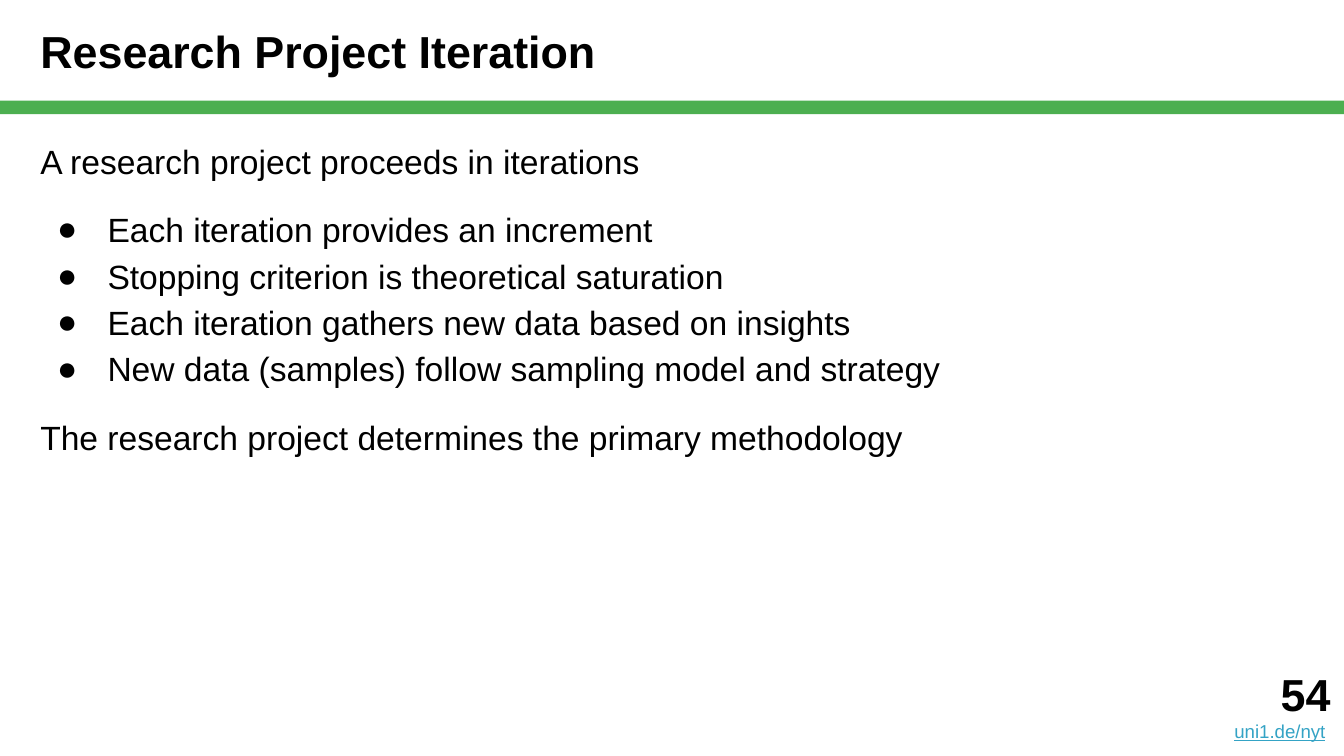
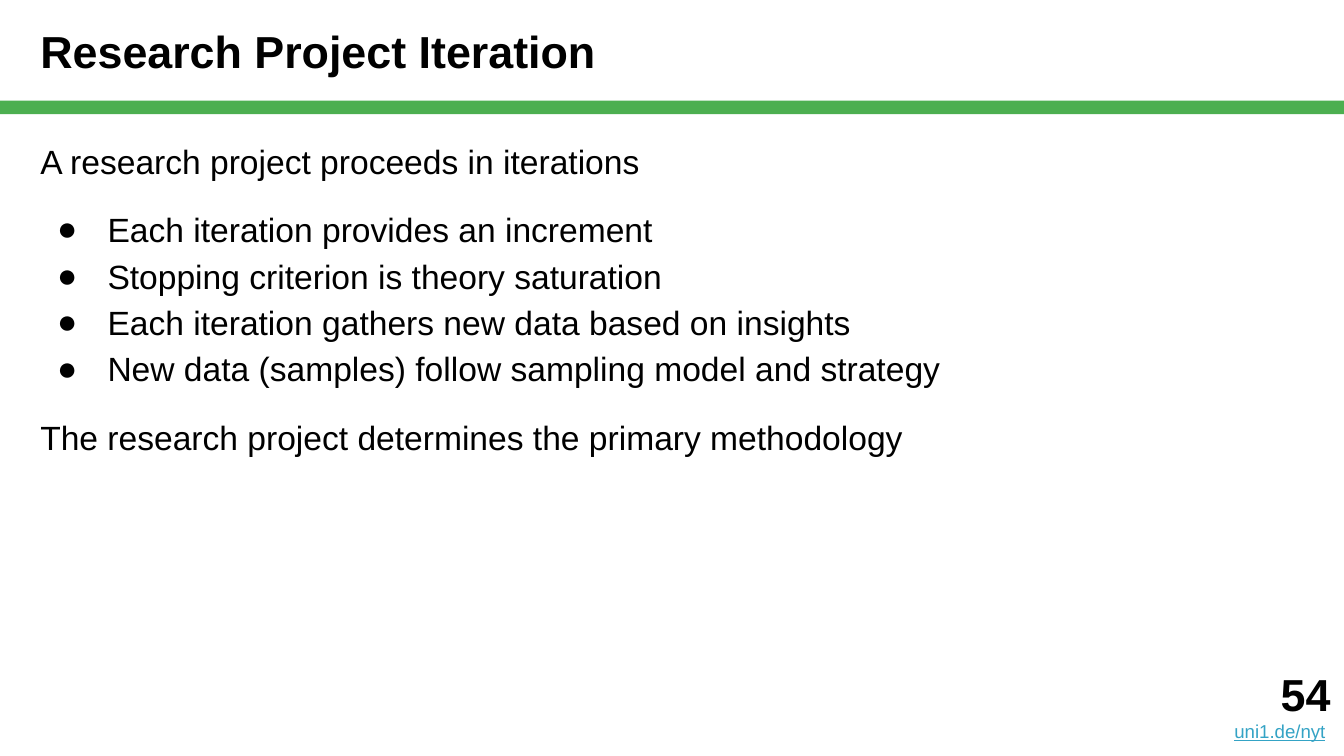
Before and after one commit to dirkriehle/nyt-course, a slide deck: slide 54 of Lecture slides/NYT B03 - Qualitative Data Analysis.pptx. Drawn at 1344x756 pixels with LibreOffice and Linux fonts; fonts in the diff are those of the drawing. Boxes give left, top, right and bottom in pixels: in the first picture for what was removed or moved away, otherwise in the second. Text is boxed around its words. In the diff, an @@ line names an element or a change of style, - is before the commit and + after.

```diff
--- a/Lecture slides/NYT B03 - Qualitative Data Analysis.pptx
+++ b/Lecture slides/NYT B03 - Qualitative Data Analysis.pptx
@@ text at [108, 264, 661, 295]: text changed @@
-● Stopping criterion is theoretical saturation
+● Stopping criterion is theory saturation
```
Also in this commit, not shown: 10 other slides changed, 1 other file.
